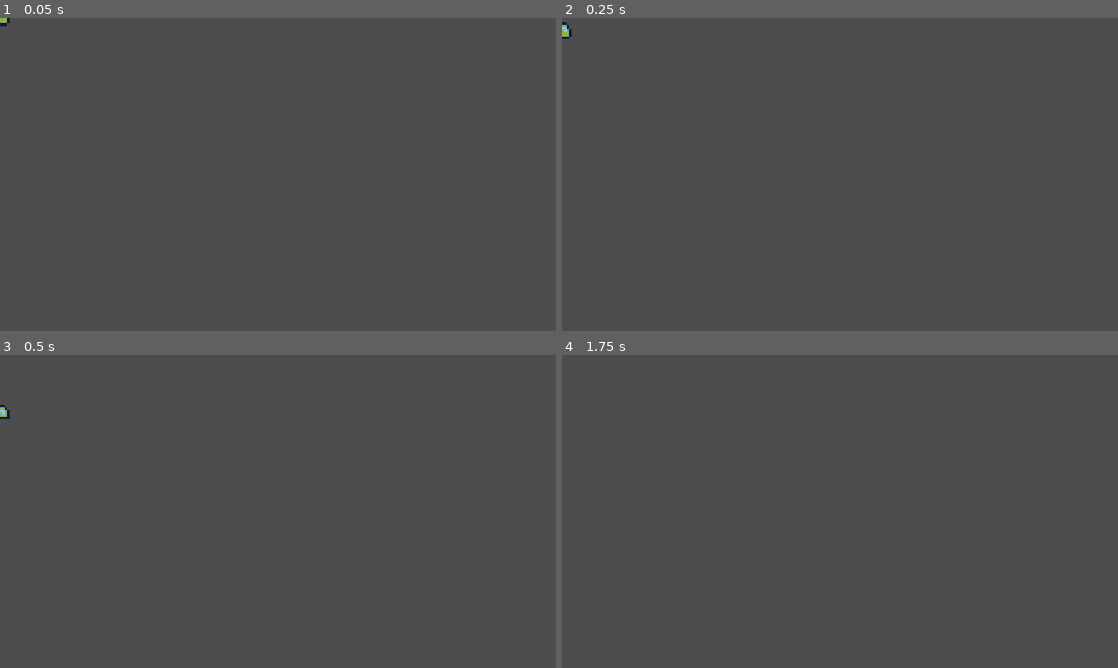
Above: before the commit, frames 1-4 (two rows, left to right).
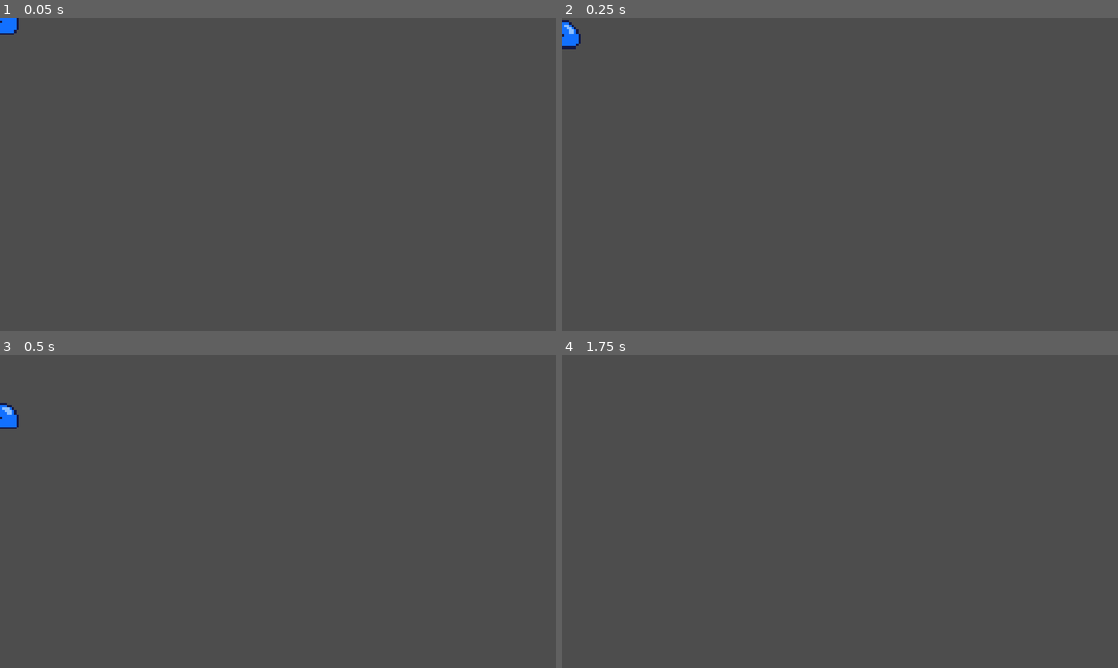
Above: after the commit, the same moments.

Repository: BillNyeFan123-creator/rebound
Game: Godot game, scene res://scenes/Enemies/BossSlime.tscn
The game is run twice, just before and just after one commit, with the same random seed, the same clock (stepped at 60 frames per second) and the same inputs. This scene is started directly instead of the project's main scene.
Inputs (mouse positions are in pixels of both pictures, inside the frame that each line leads up to):
- Up to frame 1 (0.05 s): no input
- Up to frame 2 (0.25 s): no input
- Up to frame 3 (0.5 s): no input
- Up to frame 4 (1.75 s): move the mouse to (962, 495) at 0.52 s; hold D (move_right) from 0.53 s (still down); tap W (jump) at 0.6, 0.77, 1.07, 1.52, 1.55 s; move the mouse to (728, 527) at 1.27 s; tap X (attack) at 1.35 s

The runs differ from the first frame. In frame 1, 0.2% of the frame differs, in the area x 0-4%, y 0-6%; in frame 2, 0.3%, in the area x 0-4%, y 0-10%; in frame 3, 0.2%; in frame 4, nothing differs.

Commit message:
anims

Diff:
--- a/scenes/Enemies/BossSlime.tscn
+++ b/scenes/Enemies/BossSlime.tscn
@@ -2,9 +2,9 @@
 
 [ext_resource type="Script" uid="uid://bpttpf4o48mqm" path="res://scripts/arena/Enemy.gd" id="1_k3ul7"]
 [ext_resource type="Texture2D" uid="uid://b366yhla3e8sm" path="res://scenes/Enemies/Small Slime/small_slime_dead_32x32.png" id="2_6d1o2"]
-[ext_resource type="Texture2D" uid="uid://4i7war7qdlge" path="res://scenes/Enemies/Small Slime/small_slime_get_hit_32x32.png" id="3_mx6nr"]
-[ext_resource type="Texture2D" uid="uid://bwl3xqofp06w3" path="res://scenes/Enemies/Small Slime/small_slime_idle_32x32.png" id="4_x4h0a"]
-[ext_resource type="Texture2D" uid="uid://dk147w7ojrw2u" path="res://scenes/Enemies/Small Slime/small_slime_jump_32x32.png" id="5_ykh54"]
+[ext_resource type="Texture2D" uid="uid://bem7r7nxawqxn" path="res://scenes/Enemies/Boss/slimebosshit.png" id="3_k3ul7"]
+[ext_resource type="Texture2D" uid="uid://c6t1bhqebpfd0" path="res://scenes/Enemies/Boss/slimebossidle.png" id="4_6d1o2"]
+[ext_resource type="Texture2D" uid="uid://bpi3iy5uib87o" path="res://scenes/Enemies/Boss/slimebossjump.png" id="5_mx6nr"]
 
 [sub_resource type="RectangleShape2D" id="RectangleShape2D_body"]
 size = Vector2(24, 20)
@@ -25,60 +25,60 @@
 atlas = ExtResource("2_6d1o2")
 region = Rect2(96, 0, 32, 32)
 
-[sub_resource type="AtlasTexture" id="AtlasTexture_boapg"]
-atlas = ExtResource("3_mx6nr")
+[sub_resource type="AtlasTexture" id="AtlasTexture_x4h0a"]
+atlas = ExtResource("3_k3ul7")
 region = Rect2(0, 0, 32, 32)
 
-[sub_resource type="AtlasTexture" id="AtlasTexture_3nxde"]
-atlas = ExtResource("3_mx6nr")
+[sub_resource type="AtlasTexture" id="AtlasTexture_ykh54"]
+atlas = ExtResource("3_k3ul7")
 region = Rect2(32, 0, 32, 32)
 
-[sub_resource type="AtlasTexture" id="AtlasTexture_bk3qu"]
-atlas = ExtResource("4_x4h0a")
+[sub_resource type="AtlasTexture" id="AtlasTexture_ops3v"]
+atlas = ExtResource("4_6d1o2")
 region = Rect2(0, 0, 32, 32)
 
-[sub_resource type="AtlasTexture" id="AtlasTexture_c40h7"]
-atlas = ExtResource("4_x4h0a")
+[sub_resource type="AtlasTexture" id="AtlasTexture_qsnu7"]
+atlas = ExtResource("4_6d1o2")
 region = Rect2(32, 0, 32, 32)
 
-[sub_resource type="AtlasTexture" id="AtlasTexture_4a2ef"]
-atlas = ExtResource("4_x4h0a")
+[sub_resource type="AtlasTexture" id="AtlasTexture_oxqw2"]
+atlas = ExtResource("4_6d1o2")
 region = Rect2(64, 0, 32, 32)
 
-[sub_resource type="AtlasTexture" id="AtlasTexture_fror4"]
-atlas = ExtResource("4_x4h0a")
+[sub_resource type="AtlasTexture" id="AtlasTexture_nss4q"]
+atlas = ExtResource("4_6d1o2")
 region = Rect2(96, 0, 32, 32)
 
-[sub_resource type="AtlasTexture" id="AtlasTexture_vjpt2"]
-atlas = ExtResource("4_x4h0a")
+[sub_resource type="AtlasTexture" id="AtlasTexture_qu2yk"]
+atlas = ExtResource("4_6d1o2")
 region = Rect2(128, 0, 32, 32)
 
-[sub_resource type="AtlasTexture" id="AtlasTexture_4vprp"]
-atlas = ExtResource("4_x4h0a")
+[sub_resource type="AtlasTexture" id="AtlasTexture_oinij"]
+atlas = ExtResource("4_6d1o2")
 region = Rect2(160, 0, 32, 32)
 
-[sub_resource type="AtlasTexture" id="AtlasTexture_e1x17"]
-atlas = ExtResource("5_ykh54")
+[sub_resource type="AtlasTexture" id="AtlasTexture_3m3vy"]
+atlas = ExtResource("5_mx6nr")
 region = Rect2(0, 0, 32, 32)
 
-[sub_resource type="AtlasTexture" id="AtlasTexture_e63p3"]
-atlas = ExtResource("5_ykh54")
+[sub_resource type="AtlasTexture" id="AtlasTexture_cqxlh"]
+atlas = ExtResource("5_mx6nr")
 region = Rect2(32, 0, 32, 32)
 
-[sub_resource type="AtlasTexture" id="AtlasTexture_ht8m5"]
-atlas = ExtResource("5_ykh54")
+[sub_resource type="AtlasTexture" id="AtlasTexture_n2mcs"]
+atlas = ExtResource("5_mx6nr")
 region = Rect2(64, 0, 32, 32)
 
-[sub_resource type="AtlasTexture" id="AtlasTexture_syxi4"]
-atlas = ExtResource("5_ykh54")
+[sub_resource type="AtlasTexture" id="AtlasTexture_m0mn7"]
+atlas = ExtResource("5_mx6nr")
 region = Rect2(96, 0, 32, 32)
 
-[sub_resource type="AtlasTexture" id="AtlasTexture_kws6m"]
-atlas = ExtResource("5_ykh54")
+[sub_resource type="AtlasTexture" id="AtlasTexture_th358"]
+atlas = ExtResource("5_mx6nr")
 region = Rect2(128, 0, 32, 32)
 
-[sub_resource type="AtlasTexture" id="AtlasTexture_glqxc"]
-atlas = ExtResource("5_ykh54")
+[sub_resource type="AtlasTexture" id="AtlasTexture_8gr8c"]
+atlas = ExtResource("5_mx6nr")
 region = Rect2(160, 0, 32, 32)
 
 [sub_resource type="SpriteFrames" id="SpriteFrames_slime"]
Not shown: 3 places in scenes/Enemies/BossSlime.tscn that only renumber resources
